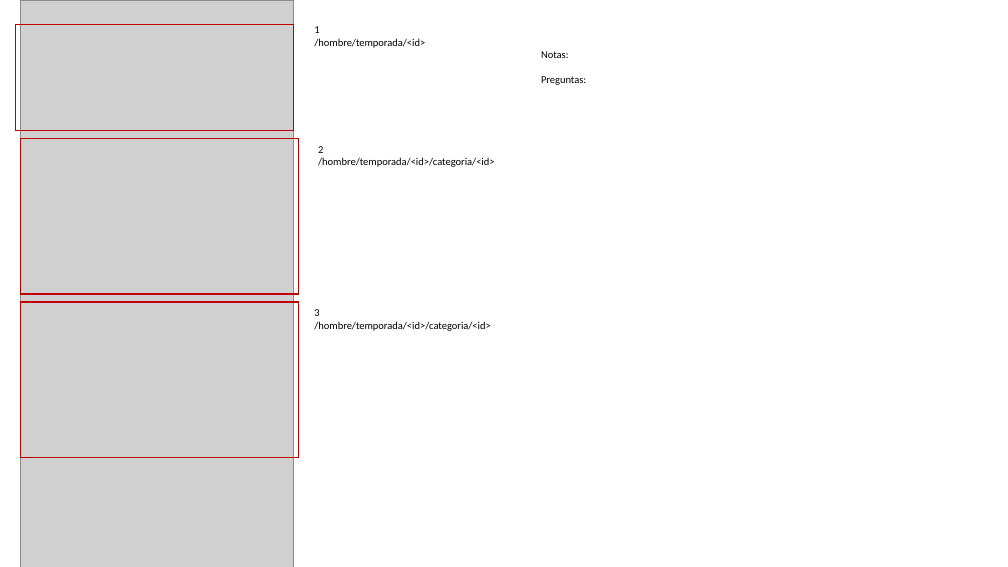
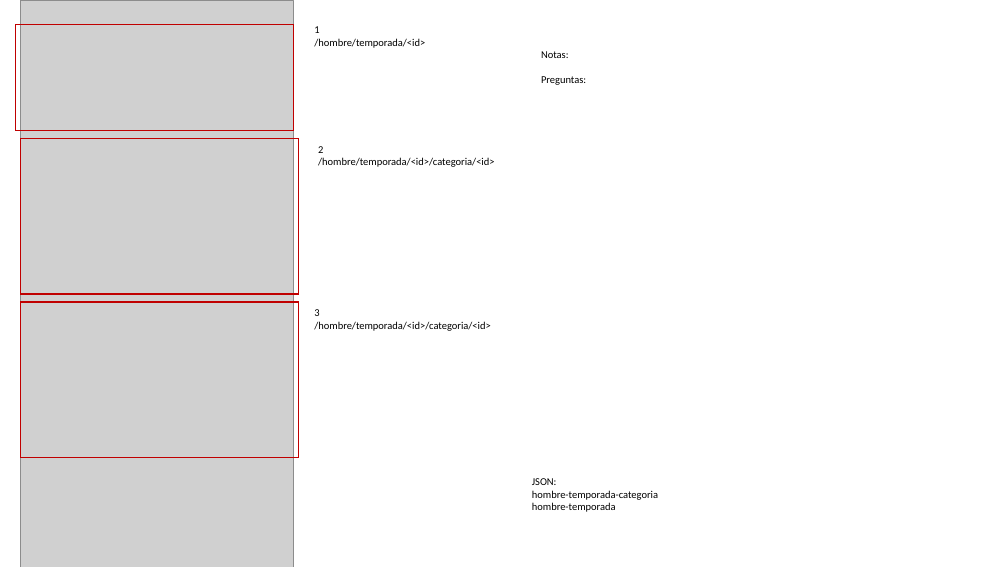
Before and after one commit to gbrlQuirozMB/fakerBlusbo, a slide deck: slide 1 of docs/hombre.pptx. Drawn at 1008x567 pixels with LibreOffice and Linux fonts; fonts in the diff are those of the drawing; grey boxes stand for pictures. Boxes give left, top, right and bottom in pixels: in the first picture for what was removed or moved away, otherwise in the second. Text is boxed around its words. In the diff, an @@ line names an element or a change of style, - is before the commit and + after.

Commit message:
UPDATED-> poniendo los json que tiene cada pantalla

```diff
--- a/docs/hombre.pptx
+++ b/docs/hombre.pptx
@@ text added at [532,478,658,512], 10 pt, text #000000 @@
+JSON:
+hombre-temporada-categoria
+hombre-temporada
```
Also in this commit, not shown: 7 other files.
